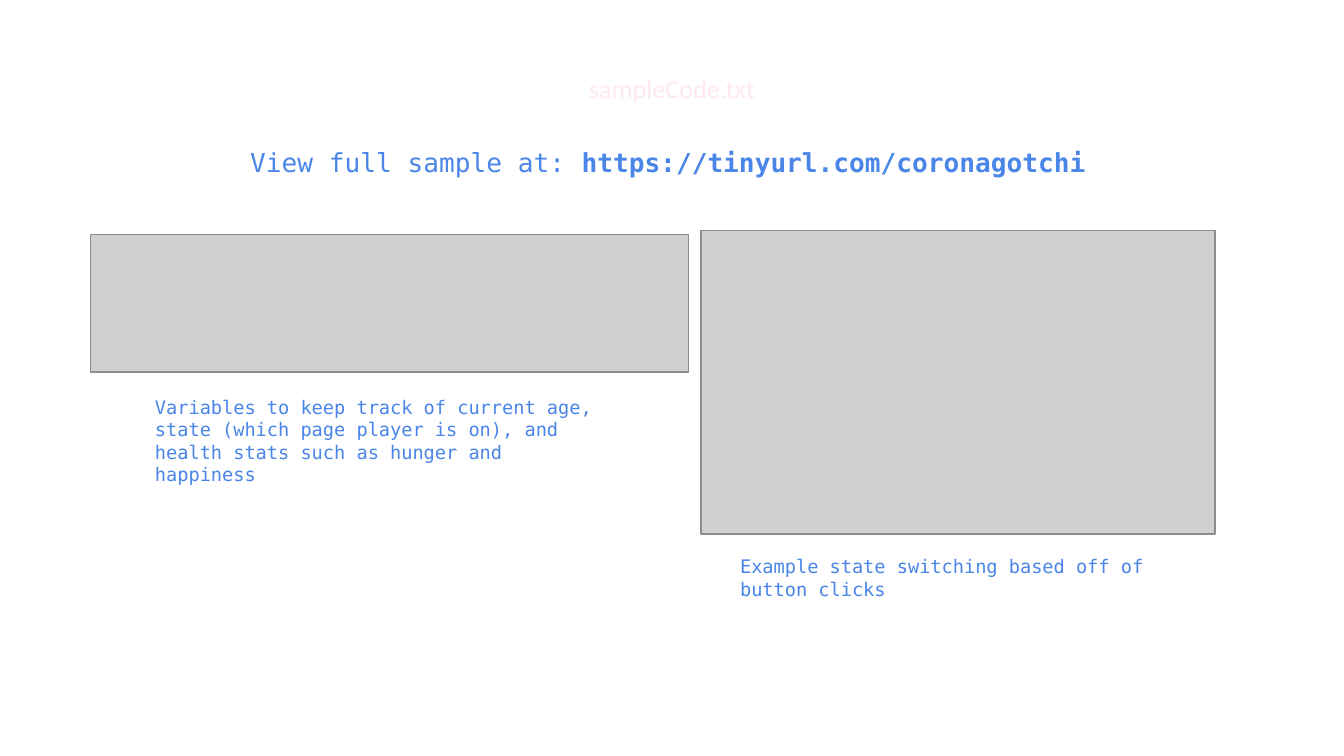
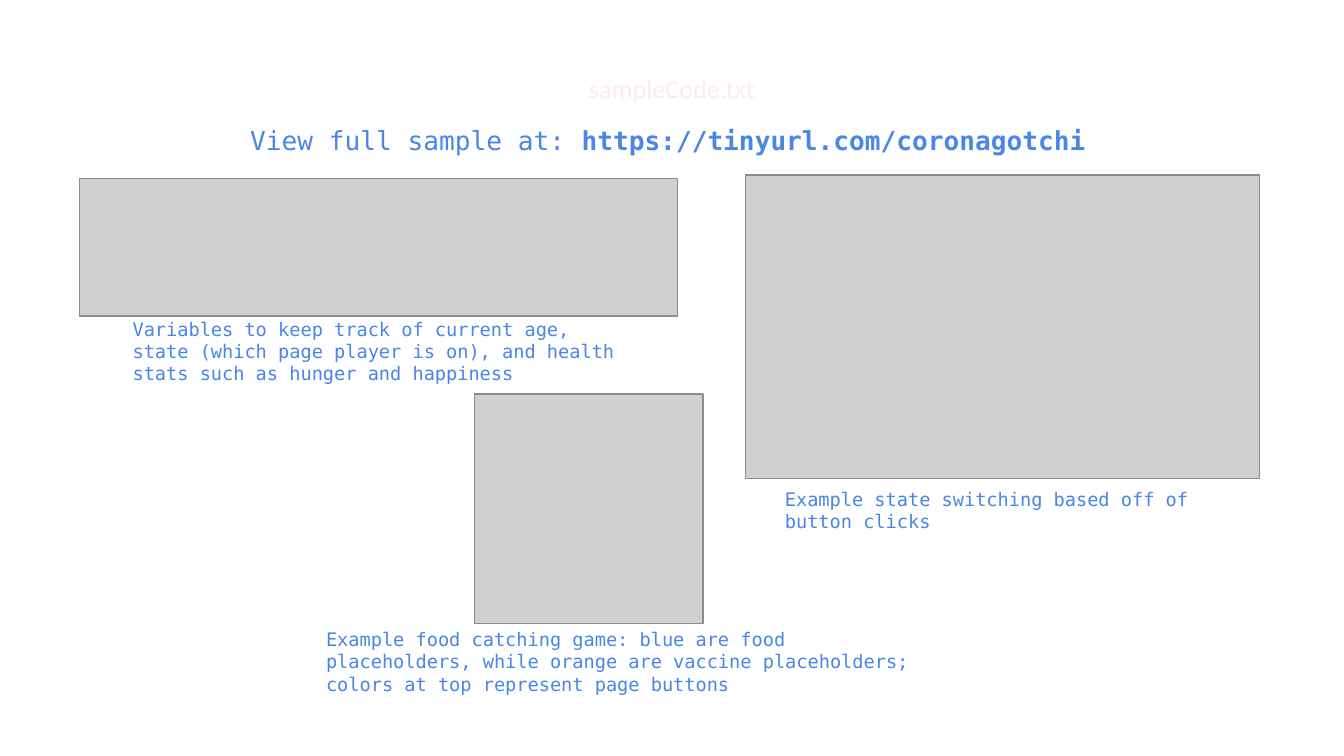
Before and after one commit to ClumsyGuppies/ClumsyGuppies.github.io, a slide deck: slide 9 of Website Files/A06/Corona_Toy_Treatment.pptx. Drawn at 1344x756 pixels with LibreOffice and Linux fonts; fonts in the diff are those of the drawing; grey boxes stand for pictures; background and template pictures are left out. Boxes give left, top, right and bottom in pixels: in the first picture for what was removed or moved away, otherwise in the second. Text is boxed around its words. In the diff, an @@ line names an element or a change of style, - is before the commit and + after.

Commit message:
ppt more code

```diff
--- a/Website Files/A06/Corona_Toy_Treatment.pptx
+++ b/Website Files/A06/Corona_Toy_Treatment.pptx
@@ text "View full sample at: https://tinyurl.com/coronagotchi": place and size @@
-text "View full sample at: https://tinyurl.com/coronagotchi" at (250,151,1086,177)
+text "View full sample at: https://tinyurl.com/coronagotchi" at (250,129,1086,155)
@@ picture: place and size @@
-picture at (91,234,689,372)
+picture at (79,179,677,317)
@@ picture: place and size @@
-picture at (702,231,1215,535)
+picture at (746,175,1259,478)
@@ text "Variables to keep track of ..." rewrapped from (155,399,592,485) to (133,321,614,384) @@
@@ picture added at (474,394,703,624) @@
@@ text "Example state switching based off ...": place and size @@
-text "Example state switching based off ..." at (740,558,1143,597)
+text "Example state switching based off ..." at (785,491,1188,529)
@@ text added at (326,631,909,695), 10 pt, text #4A86E8 @@
+Example food catching game: blue are food placeholders, while orange are vaccine placeholders; colors at top represent page buttons
```
